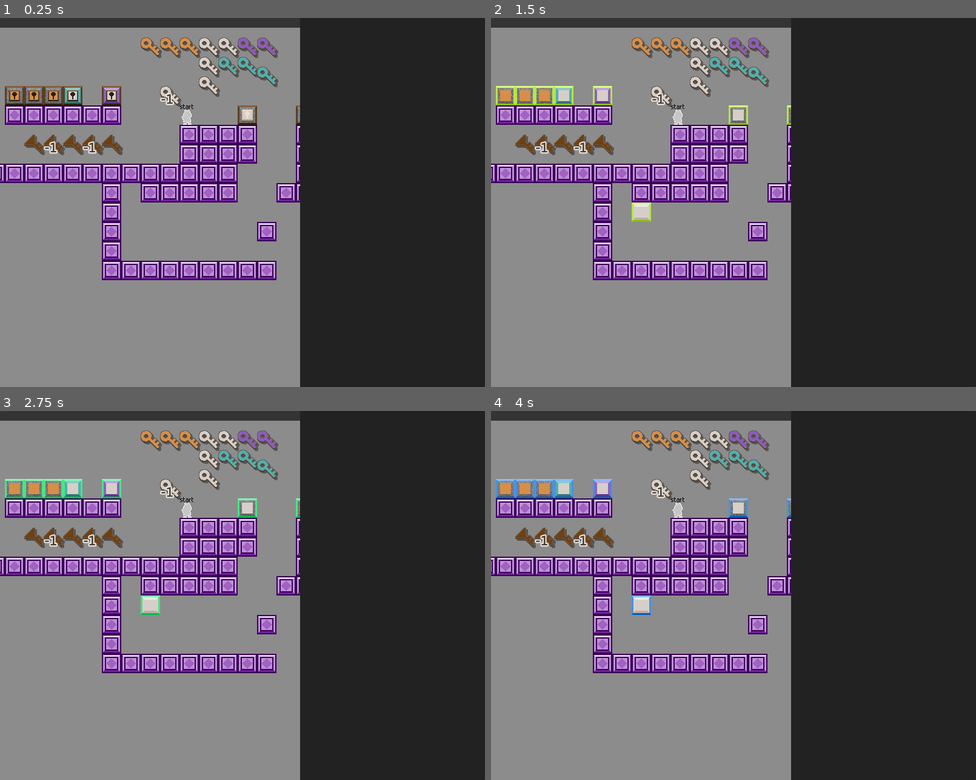
Above: before the commit, frames 1-4 (two rows, left to right).
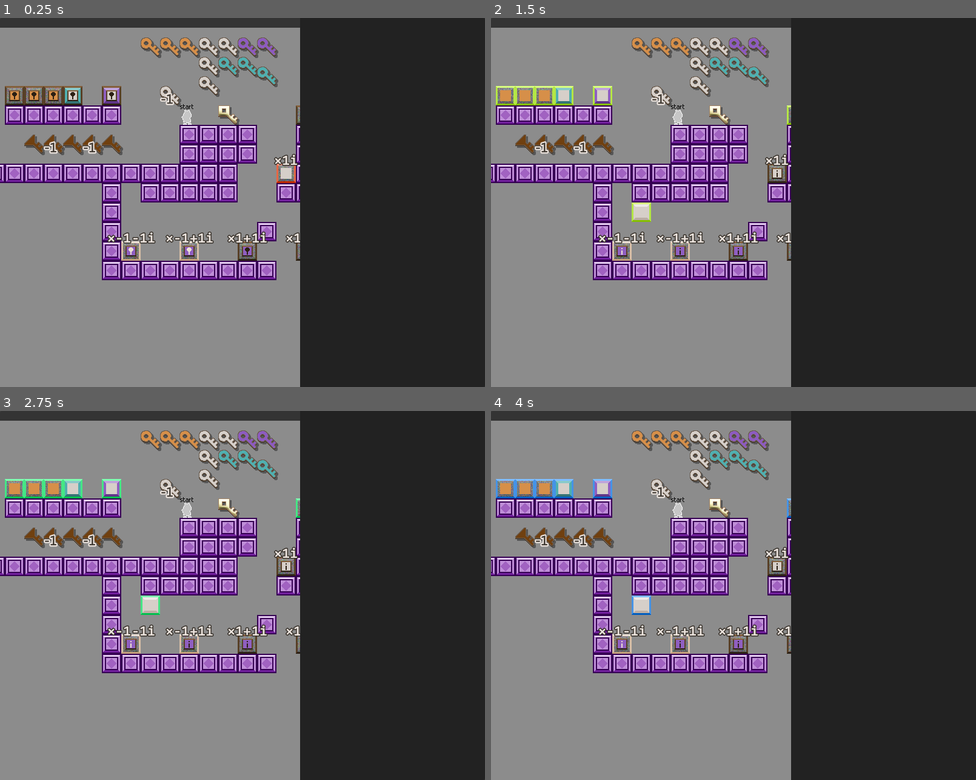
Above: after the commit, the same moments.

Repository: L4Vo5/i-wanna-lockpick-editor
Game: Godot game, scene res://editor/editor.tscn
Same seed, same stepped clock (60 frames per second), same inputs: the game is played once before the commit and once after it.
Inputs (mouse positions are in pixels of both pictures, inside the frame that each line leads up to):
- Up to frame 1 (0.25 s): no input
- Up to frame 2 (1.5 s): tap Enter at 0.5 s; move the mouse to (641, 213) at 0.52 s; hold Right (right) 0.53-1.28 s; hold Up (fast) 0.53-1.28 s; click (641, 213) at 0.67 s; tap Shift (jump) at 0.77 s; move the mouse to (796, 113) at 1.27 s; hold Left (left) from 1.28 s (still down); tap S (i-view) at 1.35 s; click (796, 113) at 1.42 s
- Up to frame 3 (2.75 s): tap Shift (jump) at 1.52 s; release Left (left) at 2.03 s; hold Right (right) from 2.03 s (still down); tap A (keypad) at 2.1 s; click (305, 506) at 2.17 s
- Up to frame 4 (4 s): move the mouse to (815, 506) at 2.77 s; tap X (master) at 2.85 s; click (815, 506) at 2.92 s; tap Shift (jump) at 3.02, 3.77 s; release Right (right) at 3.53 s; hold Left (left) from 3.53 s (still down); hold Down (slow) from 3.53 s (still down); click (815, 506) at 3.67 s

The runs differ from the first frame. In frame 1, 1.7% of the frame differs, in the area x 22-62%, y 23-66%; in frame 2, 1.7%; in frame 3, 1.7%; in frame 4, 1.7%.

Commit message:
fixed i-view lock rendering

Diff:
--- a/data/lock_data.gd
+++ b/data/lock_data.gd
@@ -114,19 +114,24 @@
 		if dont_show_frame == val: return
 		dont_show_frame = val
 		changed_dont_show_frame.emit()
+		changed.emit()
 
 signal changed_rotation
 ## rotation for rendering i-view and negative doors without destructively affecting the lock data
 var rotation := ComplexNumber.new_with(1, 0):
 	set(val):
 		if is_instance_valid(rotation):
-			if rotation.changed.is_connected(emit_changed):
-				rotation.changed.disconnect(emit_changed)
+			if rotation.changed.is_connected(_emit_changed_rotation):
+				rotation.changed.disconnect(_emit_changed_rotation)
 		if rotation == val: return
 		rotation = val
 		if is_instance_valid(rotation):
-			rotation.changed.connect(emit_changed)
-		changed_rotation.emit()
+			rotation.changed.connect(_emit_changed_rotation)
+		_emit_changed_rotation()
+
+func _emit_changed_rotation() -> void:
+	changed_rotation.emit()
+	changed.emit()
 
 func _init() -> void:
 	rotation = rotation.duplicate()
--- a/editor/editor.tscn
+++ b/editor/editor.tscn
@@ -179,6 +179,14 @@
 [node name="GhostKey" parent="HBoxContainer/VBoxContainer/LevelContainer/LevelContainerInner" instance=ExtResource("4_tvl64")]
 visible = false
 
+[node name="Fill" parent="HBoxContainer/VBoxContainer/LevelContainer/LevelContainerInner/GhostKey" index="2"]
+modulate = Color(0.839216, 0.811765, 0.788235, 1)
+
+[node name="Number" parent="HBoxContainer/VBoxContainer/LevelContainer/LevelContainerInner/GhostKey" index="9"]
+theme_override_colors/font_color = Color(0.921569, 0.890196, 0.866667, 1)
+theme_override_colors/font_shadow_color = Color(0.211765, 0.188235, 0.160784, 1)
+theme_override_colors/font_outline_color = Color(0.921569, 0.890196, 0.866667, 1)
+
 [node name="GuiInputGrabber" parent="HBoxContainer/VBoxContainer/LevelContainer/LevelContainerInner/GhostKey" index="11"]
 mouse_filter = 2
 
--- a/editor/levels/default.tres
+++ b/editor/levels/default.tres
@@ -1,4 +1,4 @@
-[gd_resource type="Resource" script_class="LevelData" load_steps=72 format=3]
+[gd_resource type="Resource" script_class="LevelData" load_steps=86 format=3 uid="uid://b12m5jhti4o55"]
 
 [ext_resource type="Script" path="res://data/complex_number.gd" id="1_m0b1q"]
 [ext_resource type="Script" path="res://data/level_data.gd" id="1_yd7bo"]
@@ -204,39 +204,6 @@
 glitch_color = 13
 position = Vector2i(672, 64)
 
-[sub_resource type="Resource" id="Resource_tnl5x"]
-script = ExtResource("1_m0b1q")
-real_part = 1
-imaginary_part = 0
-
-[sub_resource type="Resource" id="Resource_1klf8"]
-script = ExtResource("2_6hc70")
-color = 1
-magnitude = 1
-sign = 1
-value_type = 0
-lock_type = 0
-size = Vector2i(18, 18)
-position = Vector2i(7, 7)
-lock_arrangement = 0
-dont_show_lock = false
-
-[sub_resource type="Resource" id="Resource_8g2d4"]
-script = ExtResource("3_fthoi")
-amount = SubResource("Resource_tnl5x")
-outer_color = 13
-locks = Array[ExtResource("2_6hc70")]([SubResource("Resource_1klf8")])
-sequence_next = Array[ExtResource("3_fthoi")]([])
-size = Vector2i(32, 32)
-_curses = {
-0: false,
-1: false,
-2: false,
-3: false
-}
-glitch_color = 13
-position = Vector2i(544, 128)
-
 [sub_resource type="Resource" id="Resource_djpfs"]
 script = ExtResource("1_m0b1q")
 real_part = 1
@@ -335,6 +302,171 @@
 }
 glitch_color = 13
 position = Vector2i(160, 96)
+
+[sub_resource type="Resource" id="Resource_qelxl"]
+script = ExtResource("1_m0b1q")
+real_part = 0
+imaginary_part = 1
+
+[sub_resource type="Resource" id="Resource_00uhj"]
+script = ExtResource("2_6hc70")
+color = 1
+magnitude = 1
+sign = 0
+value_type = 0
+lock_type = 0
+size = Vector2i(18, 18)
+position = Vector2i(7, 7)
+lock_arrangement = 0
+dont_show_lock = false
+
+[sub_resource type="Resource" id="Resource_aypbn"]
+script = ExtResource("3_fthoi")
+amount = SubResource("Resource_qelxl")
+outer_color = 13
+locks = Array[ExtResource("2_6hc70")]([SubResource("Resource_00uhj")])
+sequence_next = Array[ExtResource("3_fthoi")]([])
+size = Vector2i(32, 32)
+_curses = {
+0: false,
+1: false,
+2: false,
+3: false
+}
+glitch_color = 13
+position = Vector2i(608, 224)
+
+[sub_resource type="Resource" id="Resource_ct812"]
+script = ExtResource("1_m0b1q")
+real_part = 1
+imaginary_part = 1
+
+[sub_resource type="Resource" id="Resource_vohdg"]
+script = ExtResource("2_6hc70")
+color = 4
+magnitude = 1
+sign = 0
+value_type = 0
+lock_type = 0
+size = Vector2i(18, 18)
+position = Vector2i(7, 7)
+lock_arrangement = 0
+dont_show_lock = false
+
+[sub_resource type="Resource" id="Resource_ydf2f"]
+script = ExtResource("3_fthoi")
+amount = SubResource("Resource_ct812")
+outer_color = 13
+locks = Array[ExtResource("2_6hc70")]([SubResource("Resource_vohdg")])
+sequence_next = Array[ExtResource("3_fthoi")]([])
+size = Vector2i(32, 32)
+_curses = {
+0: false,
+1: false,
+2: false,
+3: false
+}
+glitch_color = 13
+position = Vector2i(544, 352)
+
+[sub_resource type="Resource" id="Resource_bs8yd"]
+script = ExtResource("1_m0b1q")
+real_part = -1
+imaginary_part = -1
+
+[sub_resource type="Resource" id="Resource_uil4f"]
+script = ExtResource("2_6hc70")
+color = 4
+magnitude = 1
+sign = 0
+value_type = 0
+lock_type = 0
+size = Vector2i(18, 18)
+position = Vector2i(7, 7)
+lock_arrangement = 0
+dont_show_lock = false
+
+[sub_resource type="Resource" id="Resource_whj2k"]
+script = ExtResource("3_fthoi")
+amount = SubResource("Resource_bs8yd")
+outer_color = 13
+locks = Array[ExtResource("2_6hc70")]([SubResource("Resource_uil4f")])
+sequence_next = Array[ExtResource("3_fthoi")]([])
+size = Vector2i(32, 32)
+_curses = {
+0: false,
+1: false,
+2: false,
+3: false
+}
+glitch_color = 13
+position = Vector2i(352, 352)
+
+[sub_resource type="Resource" id="Resource_qq5xa"]
+script = ExtResource("1_m0b1q")
+real_part = -1
+imaginary_part = 1
+
+[sub_resource type="Resource" id="Resource_77uci"]
+script = ExtResource("2_6hc70")
+color = 4
+magnitude = 1
+sign = 0
+value_type = 0
+lock_type = 0
+size = Vector2i(18, 18)
+position = Vector2i(7, 7)
+lock_arrangement = 0
+dont_show_lock = false
+
+[sub_resource type="Resource" id="Resource_lxf8v"]
+script = ExtResource("3_fthoi")
+amount = SubResource("Resource_qq5xa")
+outer_color = 13
+locks = Array[ExtResource("2_6hc70")]([SubResource("Resource_77uci")])
+sequence_next = Array[ExtResource("3_fthoi")]([])
+size = Vector2i(32, 32)
+_curses = {
+0: false,
+1: false,
+2: false,
+3: false
+}
+glitch_color = 13
+position = Vector2i(448, 352)
+
+[sub_resource type="Resource" id="Resource_y847a"]
+script = ExtResource("1_m0b1q")
+real_part = 1
+imaginary_part = -1
+
+[sub_resource type="Resource" id="Resource_2ow4q"]
+script = ExtResource("2_6hc70")
+color = 4
+magnitude = 1
+sign = 0
+value_type = 0
+lock_type = 0
+size = Vector2i(18, 18)
+position = Vector2i(7, 7)
+lock_arrangement = 0
+dont_show_lock = false
+
+[sub_resource type="Resource" id="Resource_46wuh"]
+script = ExtResource("3_fthoi")
+amount = SubResource("Resource_y847a")
+outer_color = 13
+locks = Array[ExtResource("2_6hc70")]([SubResource("Resource_2ow4q")])
+sequence_next = Array[ExtResource("3_fthoi")]([])
+size = Vector2i(32, 32)
+_curses = {
+0: false,
+1: false,
+2: false,
+3: false
+}
+glitch_color = 13
+position = Vector2i(640, 352)
 
 [sub_resource type="Resource" id="Resource_raevy"]
 script = ExtResource("1_m0b1q")
@@ -552,10 +684,22 @@
 color = 10
 position = Vector2i(224, 176)
 
+[sub_resource type="Resource" id="Resource_xvryx"]
+script = ExtResource("1_m0b1q")
+real_part = 1
+imaginary_part = 0
+
+[sub_resource type="Resource" id="Resource_jonf8"]
+script = ExtResource("4_tafik")
+amount = SubResource("Resource_xvryx")
+type = 0
+color = 11
+position = Vector2i(512, 128)
+
 [resource]
 script = ExtResource("1_yd7bo")
-doors = Array[ExtResource("3_fthoi")]([SubResource("Resource …(147 unchanged characters)… Resource_5ixib"), SubResource("Resource_8g2d4"), SubResource("Resource_n6bfx"), SubResource("Resource_yp7ur"), SubResource("Resource_bfyyb")])
-keys = Array[ExtResource("4_tafik")]([SubResource("Resource_ …(494 unchanged characters)… e_eonsh"), SubResource("Resource_fjr3e")])
+doors = Array[ExtResource("3_fthoi")]([SubResource("Resource …(147 unchanged characters)… Resource_5ixib"), SubResource("Resource_n6bfx"), SubResource("Resource_yp7ur"), SubResource("Resource_bfyyb"), SubResource("Resource_aypbn"), SubResource("Resource_ydf2f"), SubResource("Resource_whj2k"), SubResource("Resource_lxf8v"), SubResource("Resource_46wuh")])
+keys = Array[ExtResource("4_tafik")]([SubResource("Resource_ …(494 unchanged characters)… e_eonsh"), SubResource("Resource_fjr3e"), SubResource("Resource_jonf8")])
 size = Vector2(800, 608)
 player_spawn_position = Vector2(462, 160)
 custom_lock_arrangements = {}
--- a/level_elements/doors_locks/lock.tscn
+++ b/level_elements/doors_locks/lock.tscn
@@ -53,7 +53,7 @@
 texture = ExtResource("4_eep47")
 centered = false
 hframes = 4
-frame = 3
+frame = 2
 
 [node name="Control" type="MarginContainer" parent="."]
 layout_mode = 2
--- a/level_elements/kid/kid.tscn
+++ b/level_elements/kid/kid.tscn
@@ -15,11 +15,6 @@
 [ext_resource type="Texture2D" uid="uid://b5gv2xg17yxyx" path="res://level_elements/kid/spr_player_shine.png" id="13_2esid"]
 [ext_resource type="Texture2D" uid="uid://bwhaubn3y72qr" path="res://level_elements/kid/spr_key_master_equip.png" id="14_skcwr"]
 
-[sub_resource type="CanvasItemMaterial" id="CanvasItemMaterial_ea3o2"]
-blend_mode = 2
-
-[sub_resource type="CanvasItemMaterial" id="CanvasItemMaterial_8oifk"]
-
 [sub_resource type="RectangleShape2D" id="RectangleShape2D_k1m2g"]
 size = Vector2(11, 21)
 
@@ -129,6 +124,11 @@
 "name": &"walk",
 "speed": 25.0
 }]
+
+[sub_resource type="CanvasItemMaterial" id="CanvasItemMaterial_ea3o2"]
+blend_mode = 2
+
+[sub_resource type="CanvasItemMaterial" id="CanvasItemMaterial_8oifk"]
 
 [sub_resource type="CircleShape2D" id="CircleShape2D_catrg"]
 radius = 32.3883
@@ -141,14 +141,26 @@
 collision_mask = 14
 script = ExtResource("1_ytpc6")
 
-[node name="SprRedAura" type="Sprite2D" parent="."]
+[node name="CollisionShape2D" type="CollisionShape2D" parent="."]
+position = Vector2(0.5, -10.5)
+shape = SubResource("RectangleShape2D_k1m2g")
+
+[node name="AnimatedSprite2D" type="AnimatedSprite2D" parent="."]
+unique_name_in_owner = true
+position = Vector2(0, -9)
+sprite_frames = SubResource("SpriteFrames_2if8x")
+animation = &"idle"
+centered = false
+offset = Vector2(-17, -23)
+
+[node name="SprRedAura" type="Sprite2D" parent="AnimatedSprite2D"]
 unique_name_in_owner = true
 visible = false
 modulate = Color(1, 1, 1, 0.501961)
 texture = ExtResource("2_rggjw")
 hframes = 3
 
-[node name="SprGreenAura" type="Sprite2D" parent="."]
+[node name="SprGreenAura" type="Sprite2D" parent="AnimatedSprite2D"]
 unique_name_in_owner = true
 visible = false
 modulate = Color(1, 1, 1, 0.501961)
@@ -156,7 +168,7 @@
 hframes = 3
 frame = 1
 
-[node name="SprBlueAura" type="Sprite2D" parent="."]
+[node name="SprBlueAura" type="Sprite2D" parent="AnimatedSprite2D"]
 unique_name_in_owner = true
 visible = false
 modulate = Color(1, 1, 1, 0.501961)
@@ -164,7 +176,7 @@
 hframes = 3
 frame = 2
 
-[node name="SprBrownAura" type="Sprite2D" parent="."]
+[node name="SprBrownAura" type="Sprite2D" parent="AnimatedSprite2D"]
 unique_name_in_owner = true
 visible = false
 material = SubResource("CanvasItemMaterial_ea3o2")
@@ -173,7 +185,7 @@
 hframes = 2
 vframes = 2
 
-[node name="SprBrownAura2" type="Sprite2D" parent="."]
+[node name="SprBrownAura2" type="Sprite2D" parent="AnimatedSprite2D"]
 unique_name_in_owner = true
 visible = false
 modulate = Color(1, 1, 1, 0.12549)
@@ -183,60 +195,48 @@
 hframes = 2
 vframes = 2
 
-[node name="CollisionShape2D" type="CollisionShape2D" parent="."]
-position = Vector2(0.5, -10.5)
-shape = SubResource("RectangleShape2D_k1m2g")
-
-[node name="AnimatedSprite2D" type="AnimatedSprite2D" parent="."]
-unique_name_in_owner = true
-position = Vector2(0, -9)
-sprite_frames = SubResource("SpriteFrames_2if8x")
-animation = &"idle"
-centered = false
-offset = Vector2(-17, -23)
-
-[node name="Jump" type="AudioStreamPlayer" parent="."]
-unique_name_in_owner = true
-stream = ExtResource("8_7ei5d")
-bus = &"Sfx"
-
-[node name="Jump2" type="AudioStreamPlayer" parent="."]
-unique_name_in_owner = true
-stream = ExtResource("9_lbvgj")
-bus = &"Sfx"
-
-[node name="AuraArea" type="Area2D" parent="."]
+[node name="AuraArea" type="Area2D" parent="AnimatedSprite2D"]
 unique_name_in_owner = true
 visible = false
 collision_layer = 0
 collision_mask = 4
 
-[node name="CollisionShape2D" type="CollisionShape2D" parent="AuraArea"]
+[node name="CollisionShape2D" type="CollisionShape2D" parent="AnimatedSprite2D/AuraArea"]
 shape = SubResource("CircleShape2D_catrg")
 
-[node name="MasterEquip" type="AudioStreamPlayer" parent="."]
-unique_name_in_owner = true
-stream = ExtResource("10_76avb")
-bus = &"Sfx"
-
-[node name="MasterUnequip" type="AudioStreamPlayer" parent="."]
-unique_name_in_owner = true
-stream = ExtResource("11_wa6iq")
-bus = &"Sfx"
-
-[node name="MasterAntiEquip" type="AudioStreamPlayer" parent="."]
-unique_name_in_owner = true
-stream = ExtResource("12_k1q47")
-bus = &"Sfx"
-
-[node name="PlayerShine" type="Sprite2D" parent="."]
+[node name="PlayerShine" type="Sprite2D" parent="AnimatedSprite2D"]
 unique_name_in_owner = true
 visible = false
 material = SubResource("CanvasItemMaterial_csn0j")
 texture = ExtResource("13_2esid")
 
-[node name="EquippedMaster" type="Sprite2D" parent="."]
+[node name="EquippedMaster" type="Sprite2D" parent="AnimatedSprite2D"]
 unique_name_in_owner = true
 visible = false
 texture = ExtResource("14_skcwr")
 hframes = 2
+
+[node name="Jump" type="AudioStreamPlayer" parent="."]
+unique_name_in_owner = true
+stream = ExtResource("8_7ei5d")
+bus = &"Sfx"
+
+[node name="Jump2" type="AudioStreamPlayer" parent="."]
+unique_name_in_owner = true
+stream = ExtResource("9_lbvgj")
+bus = &"Sfx"
+
+[node name="MasterEquip" type="AudioStreamPlayer" parent="."]
+unique_name_in_owner = true
+stream = ExtResource("10_76avb")
+bus = &"Sfx"
+
+[node name="MasterUnequip" type="AudioStreamPlayer" parent="."]
+unique_name_in_owner = true
+stream = ExtResource("11_wa6iq")
+bus = &"Sfx"
+
+[node name="MasterAntiEquip" type="AudioStreamPlayer" parent="."]
+unique_name_in_owner = true
+stream = ExtResource("12_k1q47")
+bus = &"Sfx"
Not shown: 5 places in editor/editor.tscn that only renumber resources
